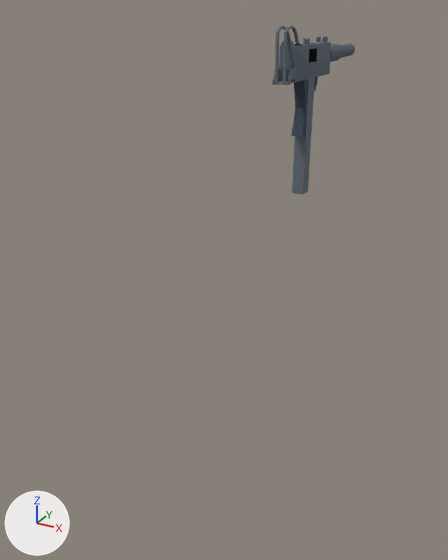
A saved change to the glTF model Art/3D/Blender/m15.glb.
One viewpoint serves both versions: a 50 mm camera at (1.92, -4.86, 0.95) aimed at (-0.15, -1.11, -0.93). Every picture has the same lights, and +X, +Y and +Z are marked at lower left. The older version comes first. Where no turn or scale is listed for an object, it has been applied to the vertices.

The first picture shows 'GripHandle', 'Mags', 'Stockp2', 'cylinder' and 4 more.
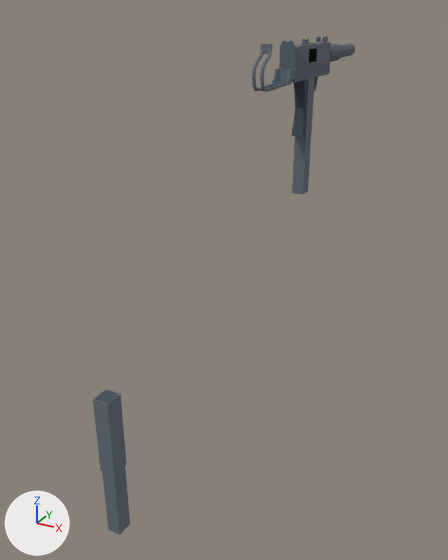
The edits, one by one:
Mesh me_mesh_5_001 is new.
It has 16 vertices, 24 faces and spans x -0.05..0.05, y -0.058..0.059, z -0.75..0.188.
It uses material mat_material_0.
Object 'Stockp2' (ob_stockp2) turns from (0, -1.4, 0) to (92, 0, -0.7) degrees about x, y and z.
Object 'Mags.001' (ob_mags_001) is new; it shows me_mesh_5_001.
Its location is (0.0, -2.688, -1.164).

Pixel boxes (x1, y1, x2, y2) of what changed, in the pictures (448 x 560 px):
'Mags.001', added
    after: (93, 389, 130, 535)
'Stockp2', turned
    before: (275, 26, 302, 85)
    after: (252, 44, 286, 92)
